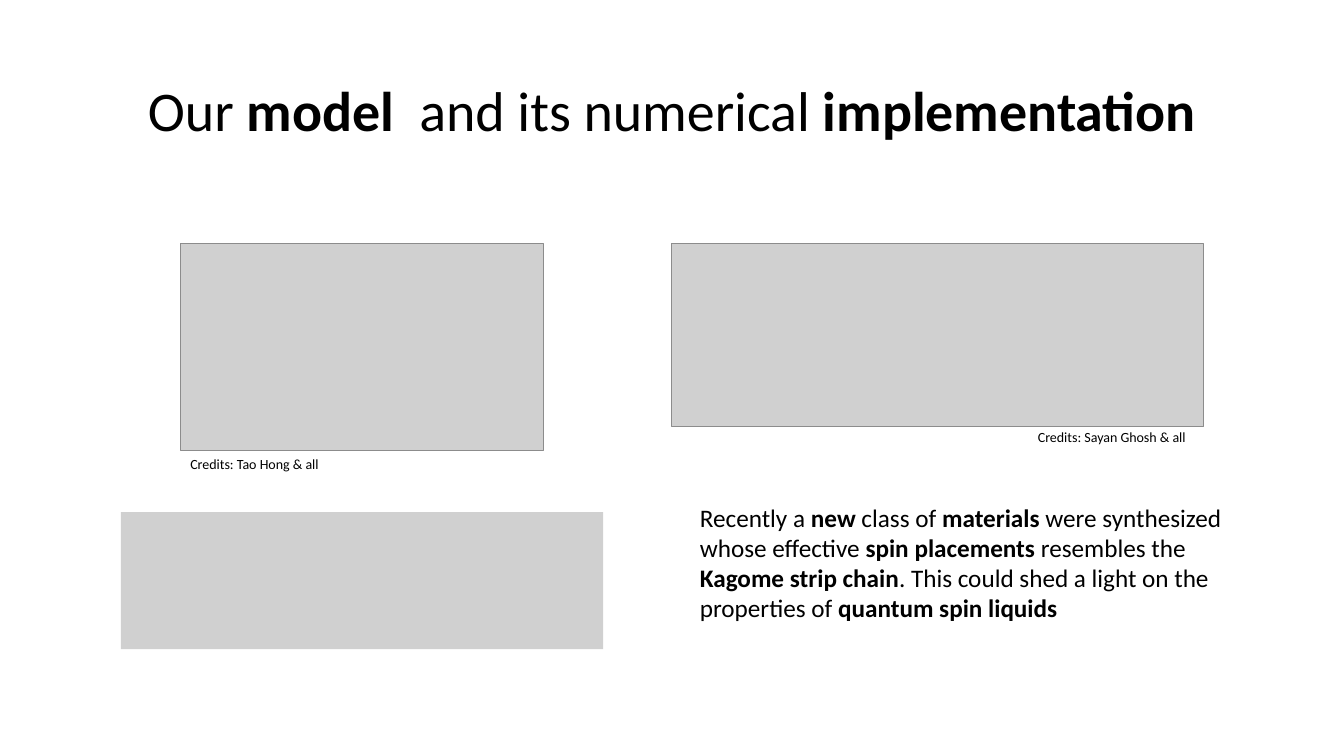
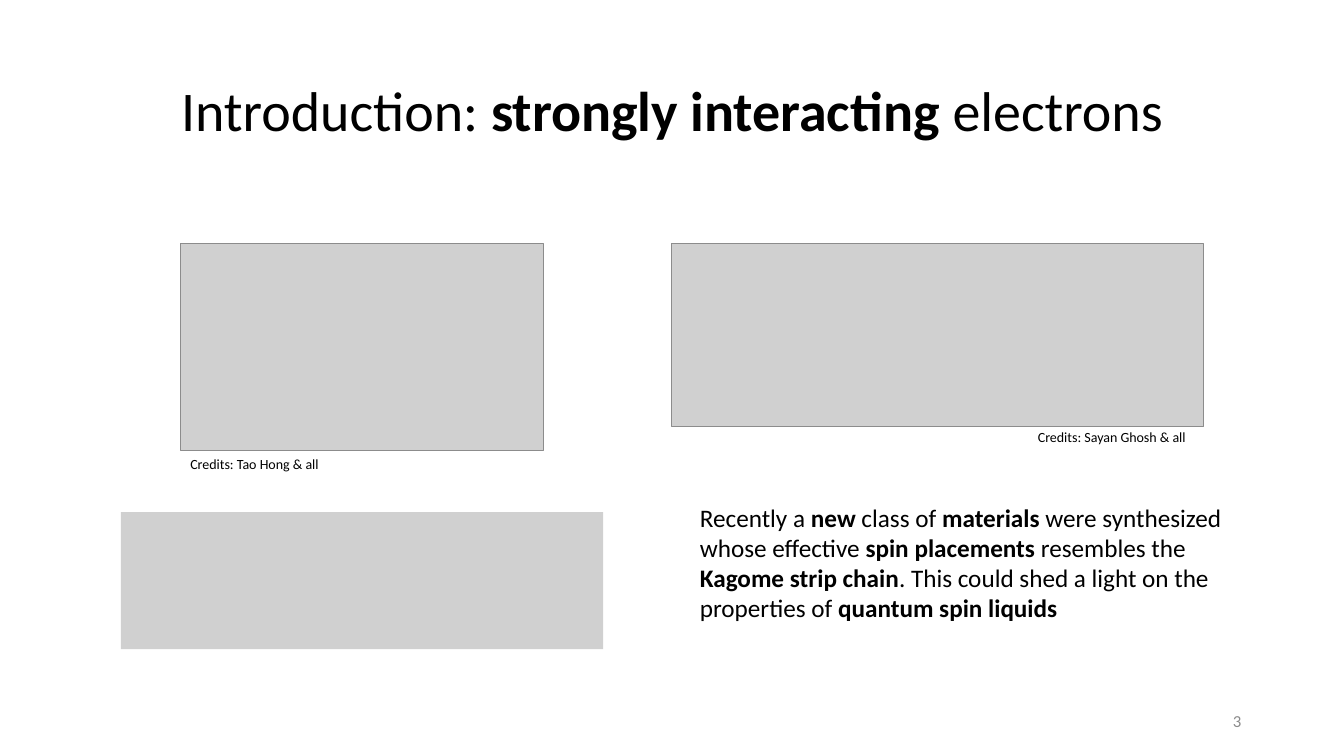
Before and after one commit to davidebernocco/Manybody_physics_project, a slide deck: slide 3 of Ladder_Heisemberg_presentation.pptx (slide 6 before the commit). Drawn at 1344x756 pixels with LibreOffice and Linux fonts; fonts in the diff are those of the drawing; grey boxes stand for pictures. Boxes give left, top, right and bottom in pixels: in the first picture for what was removed or moved away, otherwise in the second. Text is boxed around its words. In the diff, an @@ line names an element or a change of style, - is before the commit and + after.

```diff
--- a/Ladder_Heisemberg_presentation.pptx
+++ b/Ladder_Heisemberg_presentation.pptx
@@ title at (181,91,1163,141): text changed; bold off @@
-Our model and its numerical implementation
+Introduction: strongly interacting electrons
@@ page number added at (1233,716,1241,727), 12 pt, text #8C8C8C @@
+3
```
Also in this commit, not shown: 6 other slides changed.
